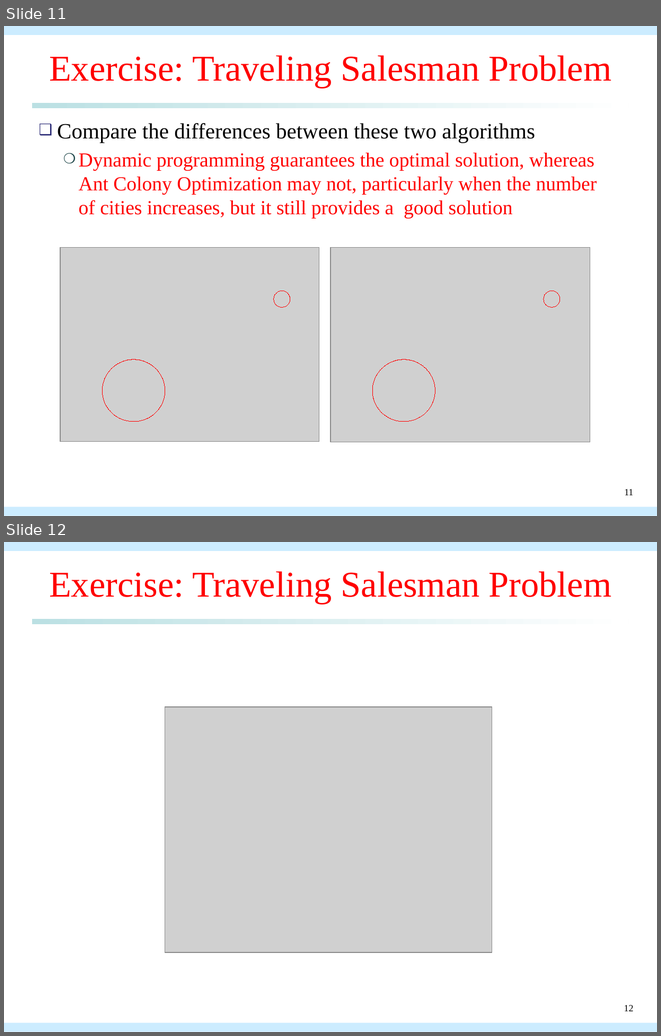
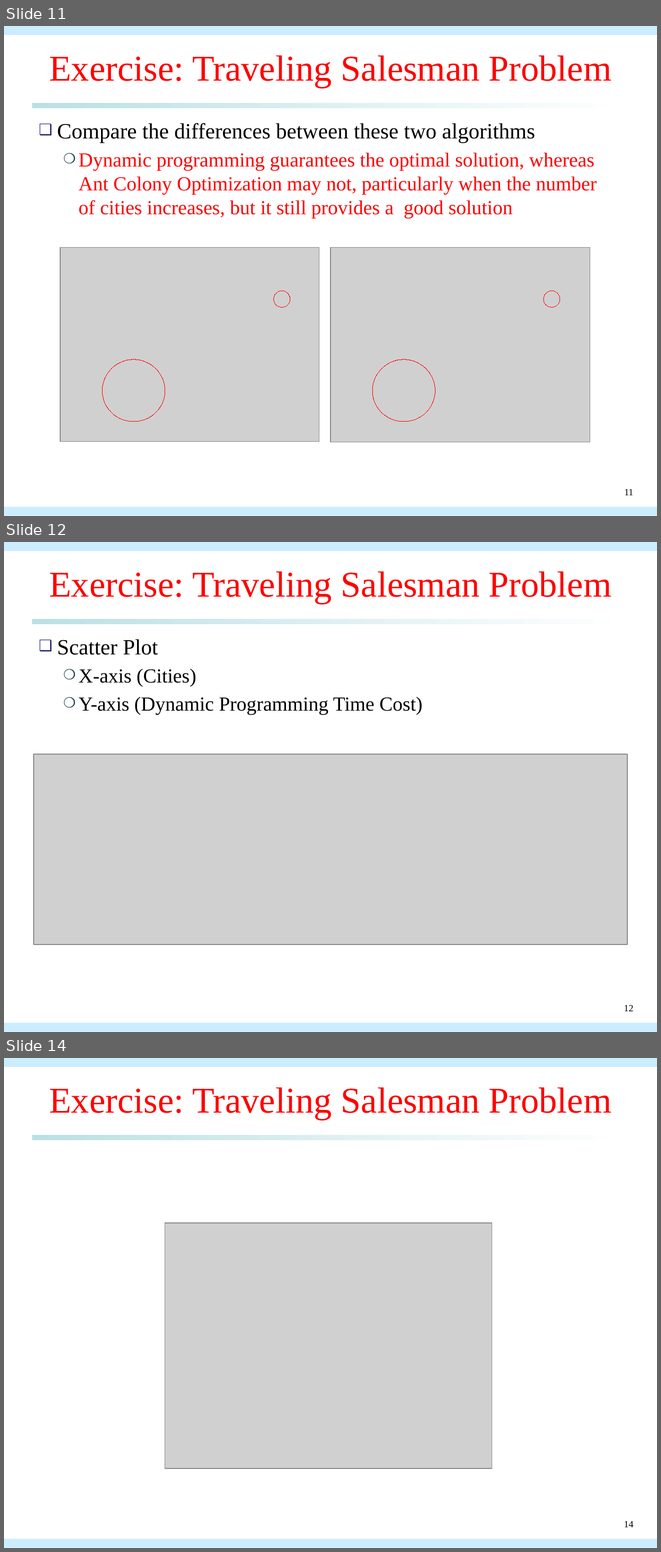
Before and after one commit to qwe8496516/AI_course, a slide deck: AI_presentation/aco_presentation_solution.pptx. Shown one above the other, each under a label of ours: slides 11 and 12 before the commit, slides 11, 12 and 14 after it; the slides between them are not shown. The pictures are 661x1036 and 661x1552 pixels, drawn with LibreOffice and Linux fonts; fonts in the diff are those of the drawing; grey boxes stand for pictures. Boxes give left, top, right and bottom in pixels: in the first picture for what was removed or moved away, otherwise in the second. Text is boxed around its words. In the diff, an @@ line names an element or a change of style, - is before the commit and + after.

```diff
--- a/AI_presentation/aco_presentation_solution.pptx
+++ b/AI_presentation/aco_presentation_solution.pptx
@@ slide 12 added at (4,542,657,1032), background #FFFFFF; not listed: 3 template elements that a slide beside it also shows @@
@@ title added at (49,571,612,604), 40 pt, text #FF0000 @@
+Exercise: Traveling Salesman Problem
@@ text added at (57,639,422,715), 22 pt, text #000000 @@
+❑ Scatter Plot
+  ❍ X-axis (Cities)
+  ❍ Y-axis (Dynamic Programming Time Cost)
@@ picture added at (33,754,627,944) @@
@@ page number added at (624,1005,634,1011), 10.5 pt, text #000000 @@
+12
@@ what was slide 12 is now slide 14 @@
@@ page number at (624,1521,634,1527): text changed @@
-12
+14
```
Also in this commit, not shown: 1 slide changed, 1 other slide added, 3 other files.
